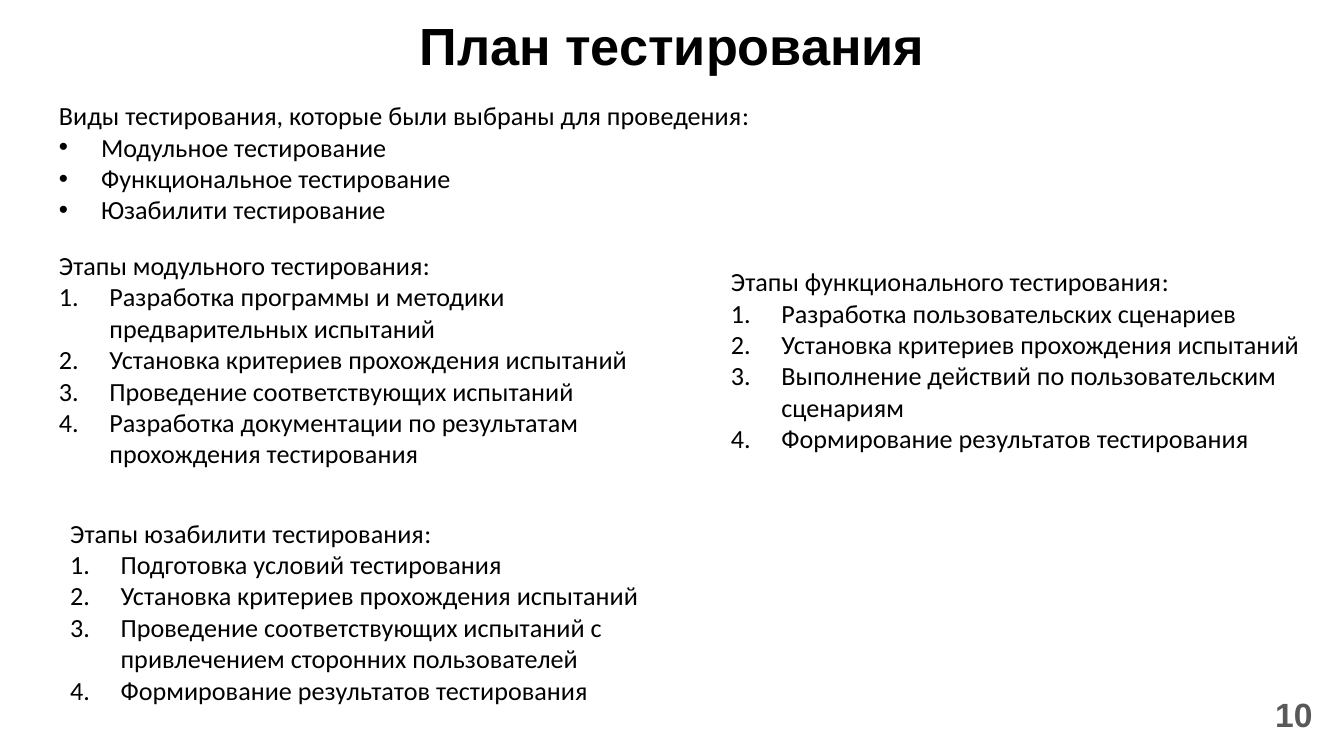
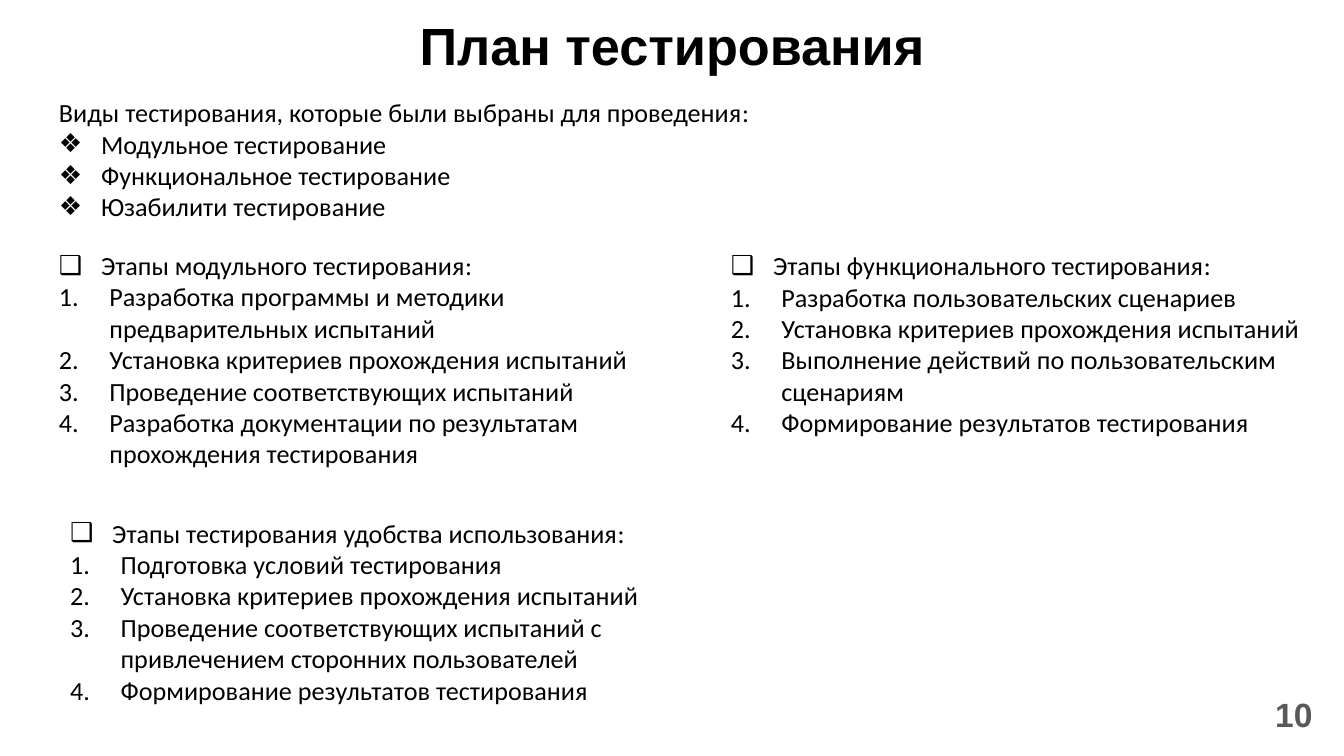
Before and after one commit to Vitya535/FindJobOnHH, a slide deck: slide 10 of Documents/Presentation.pptx. Drawn at 1344x756 pixels with LibreOffice and Linux fonts; fonts in the diff are those of the drawing. Boxes give left, top, right and bottom in pixels: in the first picture for what was removed or moved away, otherwise in the second. Text is boxed around its words. In the diff, an @@ line names an element or a change of style, - is before the commit and + after.

```diff
--- a/Documents/Presentation.pptx
+++ b/Documents/Presentation.pptx
@@ text at <box>101,137,450,221</box>: bullet • to ❖ @@
@@ text at <box>101,258,472,280</box>: bullet none to ❑ @@
@@ text "Этапы функционального тестирования:": place and size @@
-text "Этапы функционального тестирования:" at <box>731,273,1299,453</box>
+text "Этапы функционального тестирования:" at <box>773,257,1299,437</box>
@@ text at <box>773,257,1211,280</box>: bullet none to ❑ @@
@@ text at <box>112,525,625,548</box>: text changed @@
-Этапы юзабилити тестирования:
+❑ Этапы тестирования удобства использования:
```
Also in this commit, not shown: 9 other files.
